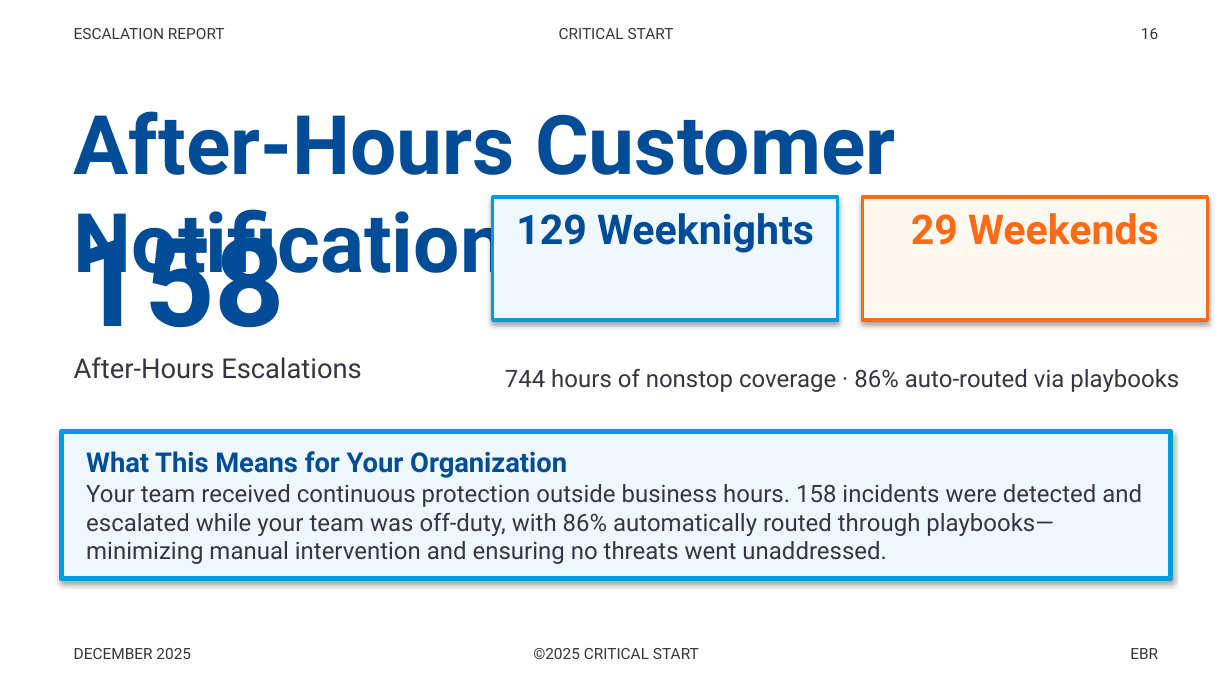
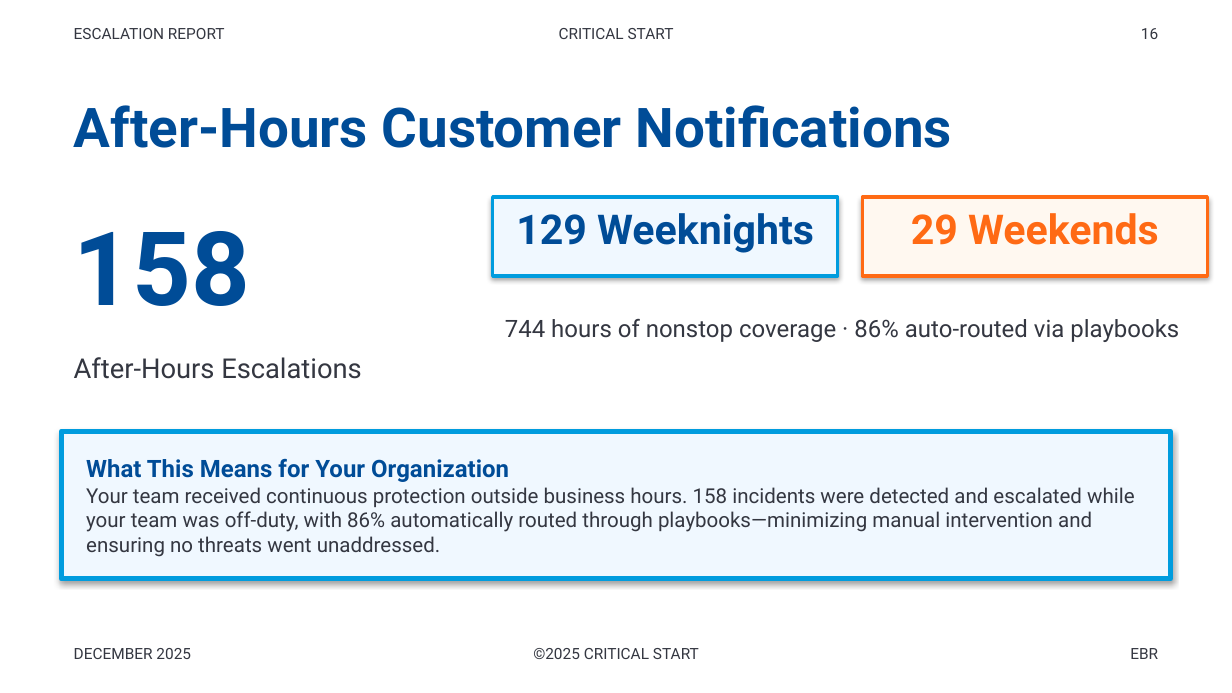
Before and after one commit to peregr956/Escalation-Details-Report, a slide deck: slide 16 of output/escalation_report_2025-12-22.pptx. Drawn at 1232x693 pixels with LibreOffice and Linux fonts; fonts in the diff are those of the drawing. Boxes give left, top, right and bottom in pixels: in the first picture for what was removed or moved away, otherwise in the second. Text is boxed around its words. In the diff, an @@ line names an element or a change of style, - is before the commit and + after.

```diff
--- a/output/escalation_report_2025-12-22.pptx
+++ b/output/escalation_report_2025-12-22.pptx
@@ text "After-Hours Customer Notifications" at box(74, 105, 951, 148): size 48 to 32 pt @@
@@ text "158" at box(74, 231, 251, 306): size 72 to 60 pt @@
@@ rectangle "129 Weeknights": place and size @@
-rectangle "129 Weeknights" at box(493, 197, 838, 320)
+rectangle "129 Weeknights" at box(493, 197, 838, 276)
@@ rectangle "29 Weekends": place and size @@
-rectangle "29 Weekends" at box(862, 197, 1207, 320)
+rectangle "29 Weekends" at box(862, 197, 1207, 276)
@@ text "744 hours of nonstop coverage ...": place and size @@
-text "744 hours of nonstop coverage ..." at box(505, 369, 1179, 392)
+text "744 hours of nonstop coverage ..." at box(505, 319, 1179, 342)
@@ rectangle "What This Means for Your ..." at box(62, 431, 1170, 579): size 16 to 14 pt in "What This Means for Your Organization"; size 14 to 12 pt in "Your team received continuous protection outside business ..." @@
```
Also in this commit, not shown: 21 other slides changed, 10 other files.
